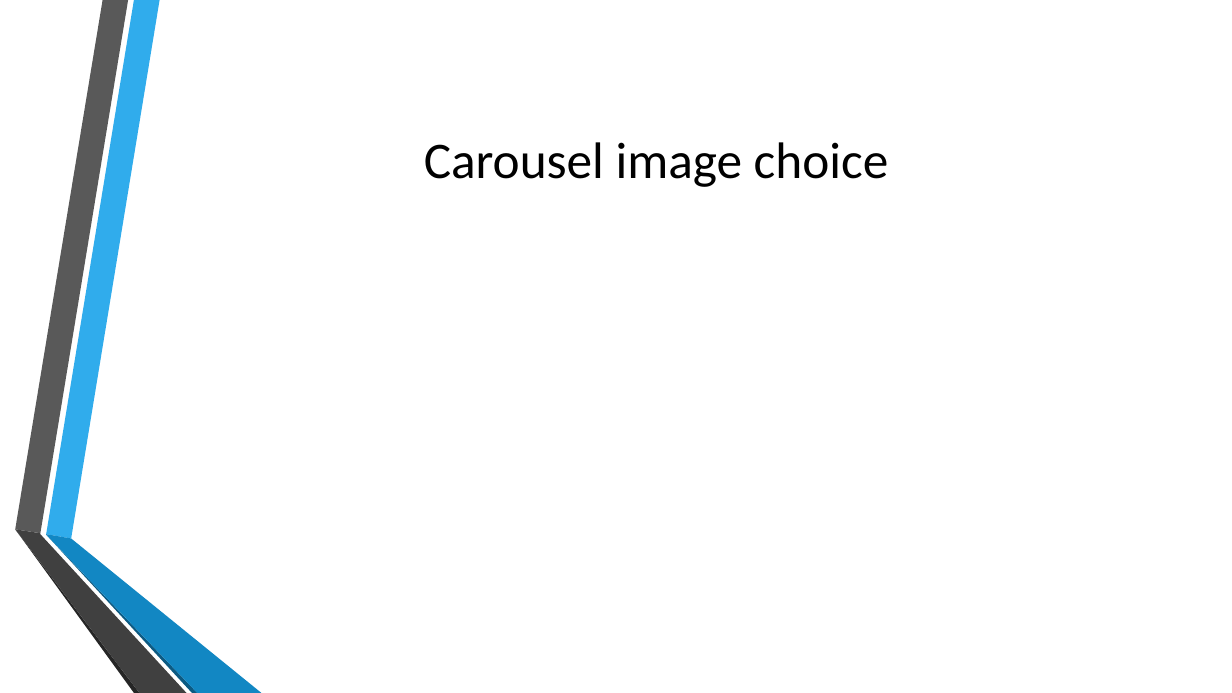
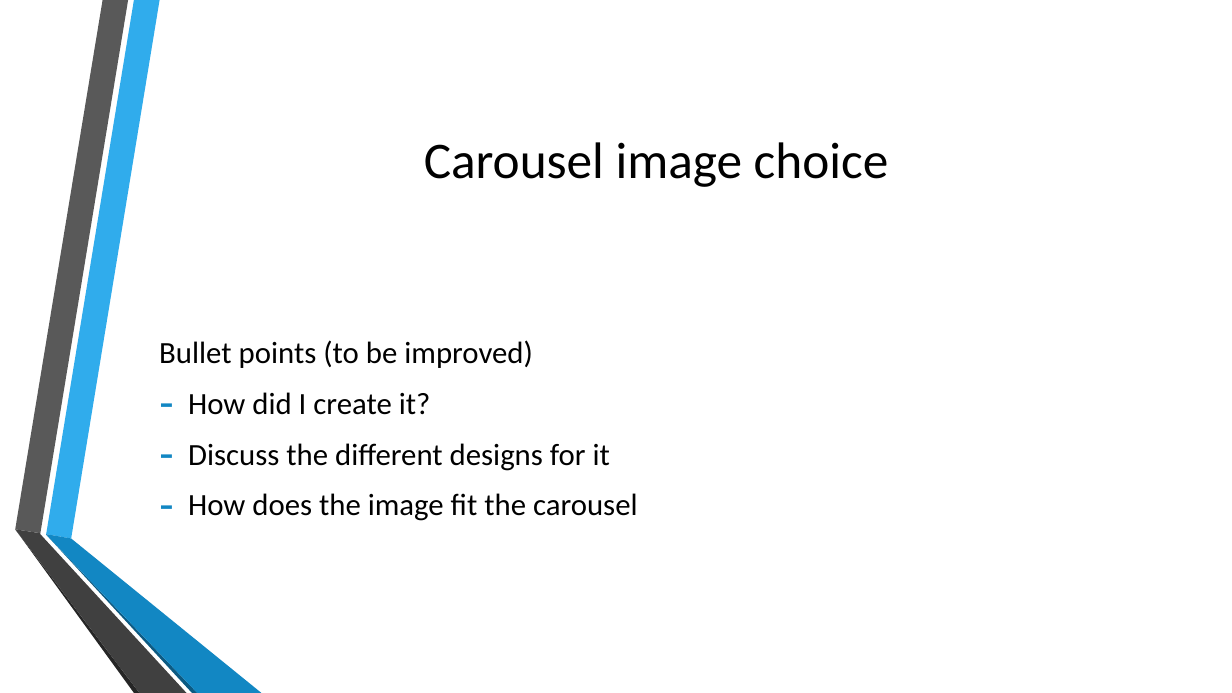
Before and after one commit to estebanlv/EPQ-Website-Project, a slide deck: slide 14 of Documents/Official Documents/Development Presentation.pptx. Drawn at 1232x693 pixels with LibreOffice and Linux fonts; fonts in the diff are those of the drawing; background and template pictures are left out. Boxes give left, top, right and bottom in pixels: in the first picture for what was removed or moved away, otherwise in the second. Text is boxed around its words. In the diff, an @@ line names an element or a change of style, - is before the commit and + after.

```diff
--- a/Documents/Official Documents/Development Presentation.pptx
+++ b/Documents/Official Documents/Development Presentation.pptx
@@ text added at [159,340,638,521], 24 pt, text #000000 @@
+Bullet points (to be improved)
+– How did I create it?
+– Discuss the different designs for it
+– How does the image fit the carousel
```
Also in this commit, not shown: 7 other slides changed, 2 slides added, 1 slide removed.
